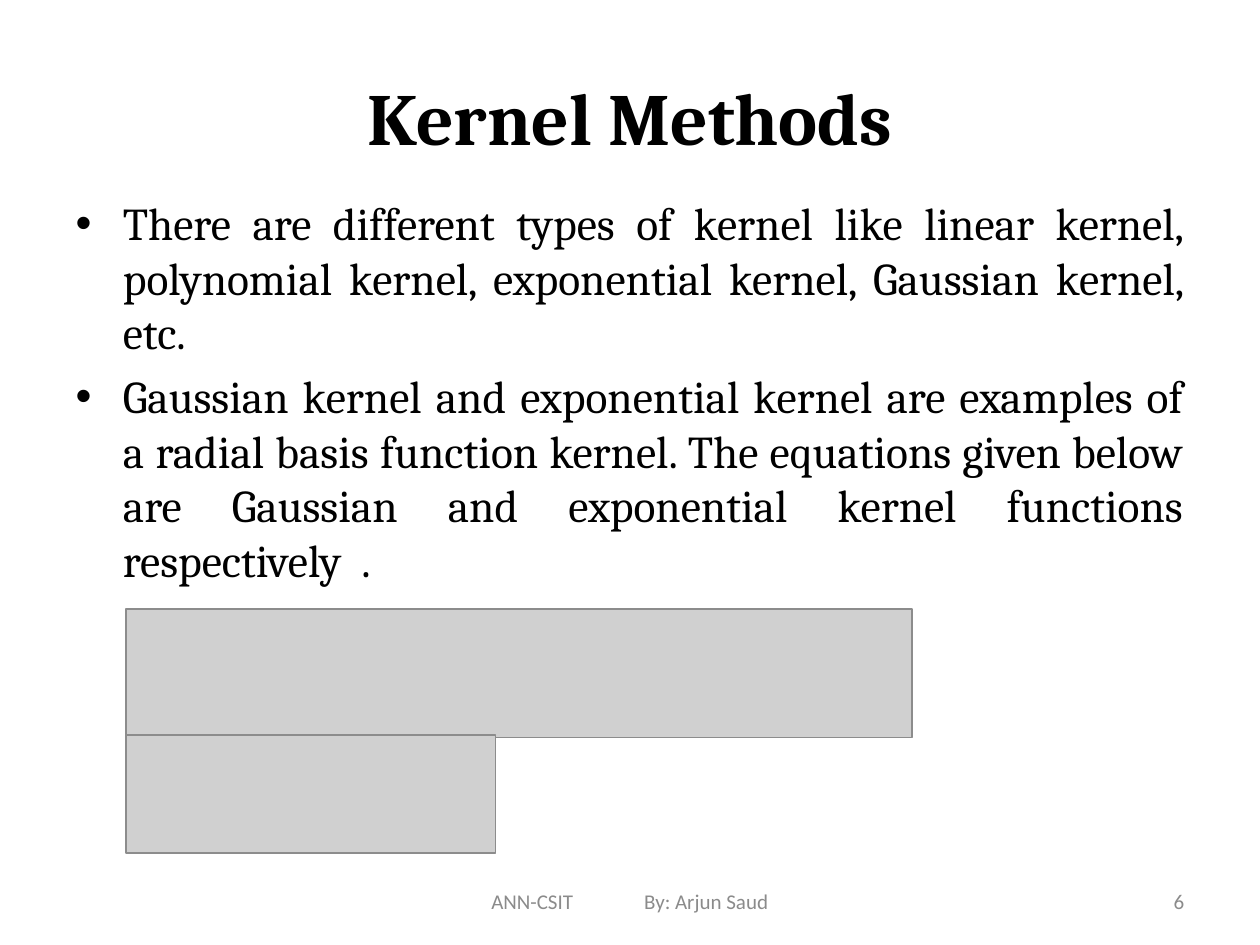
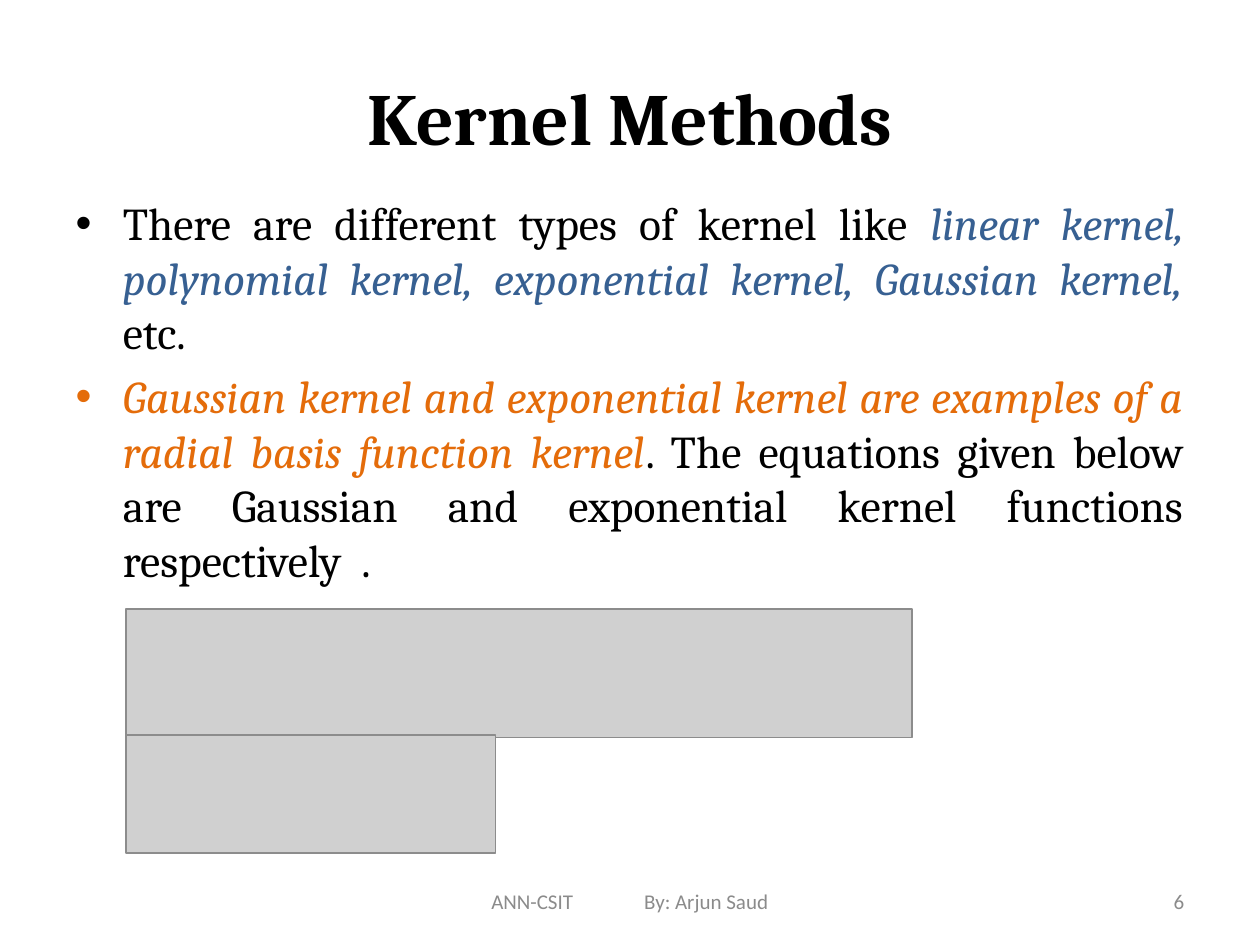
Before and after one commit to Yujan3333/Master-in-Computer-Science-and-Information-Technology, a slide deck: slide 6 of Main/Study/First Sem/Subjects/Neural Network (NN)/Sir Slides/Unit -4 RBFNN.pptx. Drawn at 1260x945 pixels with LibreOffice and Linux fonts; fonts in the diff are those of the drawing; grey boxes stand for pictures. Boxes give left, top, right and bottom in pixels: in the first picture for what was removed or moved away, otherwise in the second. Text is boxed around its words. In the diff, an @@ line names an element or a change of style, - is before the commit and + after.

```diff
--- a/Main/Study/First Sem/Subjects/Neural Network (NN)/Sir Slides/Unit -4 RBFNN.pptx
+++ b/Main/Study/First Sem/Subjects/Neural Network (NN)/Sir Slides/Unit -4 RBFNN.pptx
@@ text "There are different types of ..." at bbox=[123, 207, 1184, 587]: text colour #000000 to #376092 in "linear kernel, polynomial kernel, exponential kernel, Gaussi ..."; italic on in "linear kernel, polynomial kernel, exponential kernel, Gaussi ...", "Gaussian kernel and exponential kernel are examples ..."; text colour #000000 to #E46C0A in "Gaussian kernel and exponential kernel are examples ..." @@
```
Also in this commit, not shown: 31 other slides changed, 23 other files.
